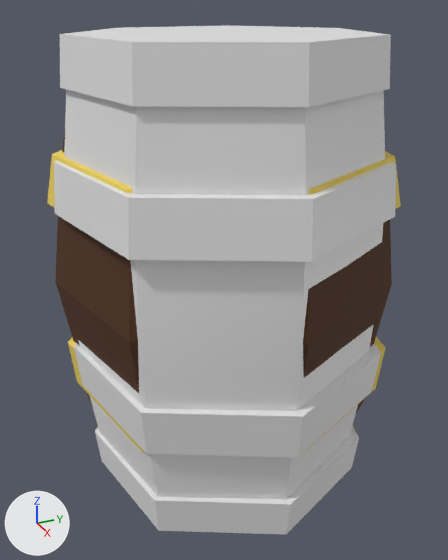
One commit to the FBX model Metalhalla/Assets/LevelDesign/Common Items/Models/intro_prop(barrel)_01.FBX: the scene before it, then after it.
Camera for both pictures: a 50 mm camera at (1.572, 0.125, 1.263) aimed at (0.009, 0.828, 0.482). The lights are fixed; the arrows at lower left show +X, +Y and +Z. Where no turn or scale is listed for an object, it has been applied to the vertices.

Before the edit, the objects in view are built like this:
```python
me_mesh = bpy.data.meshes.new('Mesh')
me_mesh.from_pydata(...)  # 203 vertices, 386 faces; spans x -0.43..0.473, y -0.461..0.471, z -1.2..0.126
me_mesh_001 = bpy.data.meshes.new('Mesh.001')
me_mesh_001.from_pydata(...)  # 147 vertices, 146 faces; spans x 0.198..1.155, y -1.063..-0.075, z -1.083..0.242
# faces by material slot: [50, 96]
me_mesh_001.materials.append(mat_02___default)  # brown #4f2e16
me_mesh_001.materials.append(mat_hammermetalhalla_low2defaultmat)  # yellow #ecd15c
ob_cylinder003 = bpy.data.objects.new('Cylinder003', me_mesh)
ob_cylinder003.location = (0.015, 0.828, 1.054)
ob_plane001 = bpy.data.objects.new('Plane001', me_mesh_001)
ob_plane001.location = (-0.684, 1.417, 0.937)
```
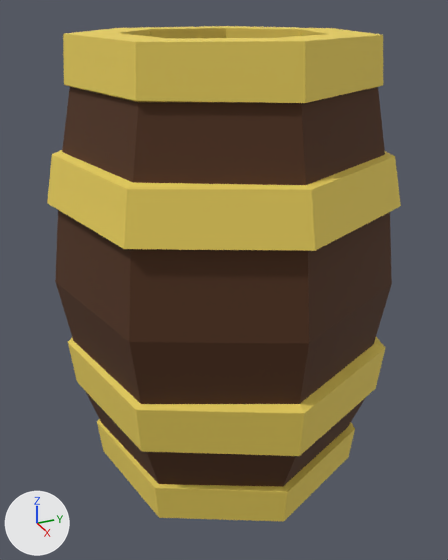
Where the change shows, as pixel boxes (x1, y1, x2, y2) in the pictures (448 x 560 px):
'Cylinder003', deleted: before (54, 25, 396, 534)
'Plane001', unchanged, uncovered by the edit: before (47, 33, 401, 454); after (47, 26, 401, 521)

Diff of the bpy script that builds the scene:
```diff
--- a/Metalhalla/Assets/LevelDesign/Common Items/Models/intro_prop(barrel)_01.FBX.py
+++ b/Metalhalla/Assets/LevelDesign/Common Items/Models/intro_prop(barrel)_01.FBX.py
@@ ob_cylinder003 @@
-ob_cylinder003 = bpy.data.objects.new('Cylinder003', me_mesh)
-ob_cylinder003.location = (0.015, 0.828, 1.054)
```
